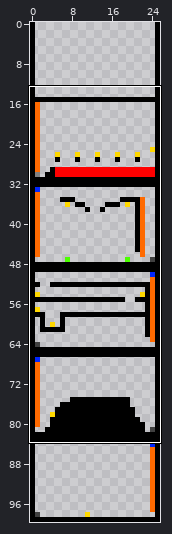
Sprite sheet: Textures/mapTile.png. Above, an overview of the earlier version with the close-up marked.
Close-up. Old version:
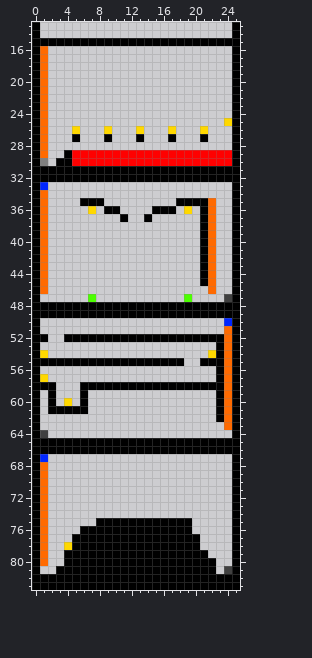
The file is 26x100 pixels. Pixels under 10% opacity are left out. Shown: x 0..25, y 13..83.
And afterwards:
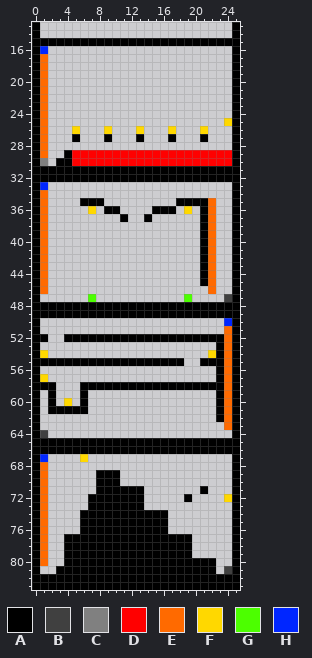
Palette (. is transparent): A #000000  B #404040  C #808080  D #ff0000  E #ff6a00  F #ffd800  G #4cff00  H #0026ff
Message: Level2 less retarded ( ͡° ͜ʖ ͡°)
From old to new:
{"y":16,"x":1,"old":"E","new":"H"}
{"y":67,"x":6,"old":".","new":"F"}
{"y":69,"x":8,"old":"...","new":"AAA"}
{"y":70,"x":8,"old":"...","new":"AAA"}
{"y":71,"x":8,"old":"......","new":"AAAAAA"}
{"y":71,"x":21,"old":".","new":"A"}
{"y":72,"x":7,"old":".......","new":"AAAAAAA"}
{"y":72,"x":19,"old":".","new":"A"}
{"y":72,"x":24,"old":".","new":"F"}
{"y":73,"x":7,"old":".......","new":"AAAAAAA"}
{"y":74,"x":6,"old":"...........","new":"AAAAAAAAAAA"}
{"y":75,"x":6,"old":"..","new":"AA"}
{"y":75,"x":17,"old":"AAA","new":"..."}
{"y":76,"x":17,"old":"AAA","new":"..."}
{"y":77,"x":4,"old":".","new":"A"}
{"y":77,"x":20,"old":"A","new":"."}
{"y":78,"x":4,"old":"F","new":"A"}
{"y":78,"x":20,"old":"A","new":"."}
{"y":79,"x":20,"old":"AA","new":".."}
{"label":"changed","picture_box":[40,46,48,54]}
{"label":"changed","picture_box":[64,454,232,558]}
